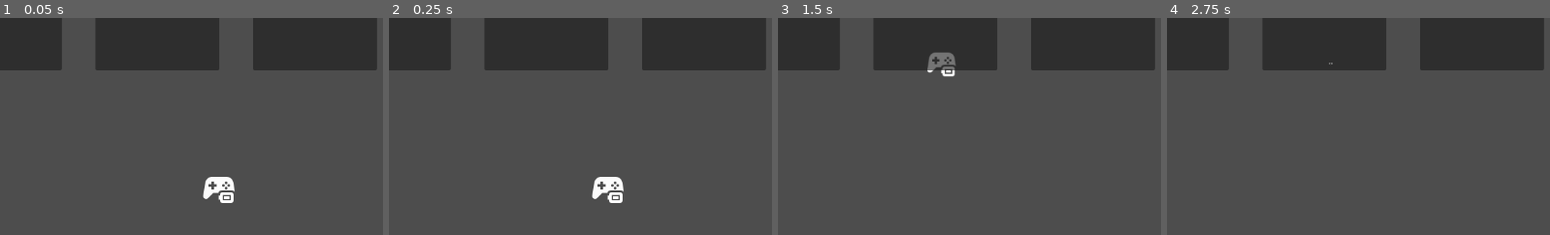
Above: before the commit, frames 1-4 (left to right).
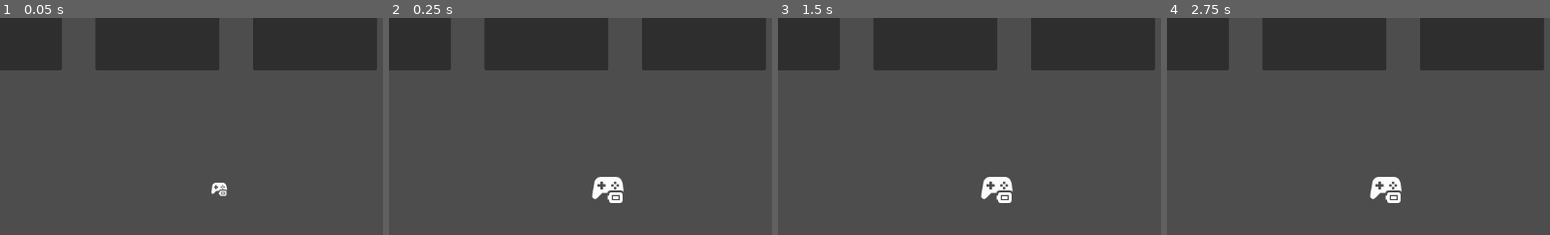
Above: after the commit, the same moments.

Repository: andreaTheCoder/MiniJam207Primal
Game: Godot game, scene res://scenes/shop.tscn
Same seed, same stepped clock (60 frames per second), same inputs: the game is played once before the commit and once after it. The engine's default icon, where the game draws it, is replaced by a stand-in: a white triangle on a blue panel in a dark square.
Inputs (mouse positions are % of the whole screen's width and height, from its top left):
- Up to frame 1 (0.05 s): no input
- Up to frame 2 (0.25 s): no input
- Up to frame 3 (1.5 s): tap Enter (ui_accept) at 0.5, 0.77, 1.25 s; move the mouse to (38, 84) at 0.52 s; press the mouse at (38, 84) at 0.53 s; move the mouse to (30, 55) at 1.27 s; release the mouse at (30, 55) at 1.28 s; click (30, 55) at 1.35 s
- Up to frame 4 (2.75 s): tap Enter (ui_accept) at 1.52 s; move the mouse to (61, 28) at 2.02 s; press the mouse at (61, 28) at 2.03 s
The pictures show only the part of the screen within x 9-59%, y 44-94%; the shares and areas given below are measured in that part.

The runs differ from the first frame. In frame 1, 0.7% of the frame differs, in the area x 52-62%, y 73-86%; in frame 2, nothing differs; in frame 3, 1.3%, in the area x 38-62%, y 15-86%; in frame 4, 0.7%.

Commit message:
inf spawn (tho minor bugs when mouse quickly moves in ingredietn home)

Diff:
--- a/scenes/ingredient_home.tscn
+++ b/scenes/ingredient_home.tscn
@@ -11,3 +11,5 @@
 [node name="CollisionShape2D" type="CollisionShape2D" parent="." unique_id=1152077993]
 position = Vector2(1, -1)
 shape = SubResource("RectangleShape2D_af5xl")
+
+[connection signal="area_exited" from="." to="." method="_on_area_exited"]
--- a/scripts/global.gd
+++ b/scripts/global.gd
@@ -11,10 +11,15 @@
 
 const POTION_HOME = Vector2(500,500)
 
-func tweened_disappear(object, ease_type : Tween.EaseType = Tween.EaseType.EASE_IN, duration : float = 1.5):
+
+func tween_scale(target_scale : Vector2, object, ease_type : Tween.EaseType = Tween.EaseType.EASE_IN, duration : float = .1):
+	'''
+	enter num 0 - 1
+	if the thing is at 0, 1 already it won't do anything
+	'''
 	if duration < 0:
 		printerr("invalid duration, it's smaller than 0")
 	var tweener = get_tree().create_tween()
 	tweener.set_ease(ease_type)
-	tweener.tween_property(object, "scale", Vector2(0,0), duration)
+	tweener.tween_property(object, "scale", target_scale, duration)
 	return tweener
--- a/scripts/ingredient.gd
+++ b/scripts/ingredient.gd
@@ -5,6 +5,7 @@
 @export var type : Global.INGREDIENTS
 @export var draggable := false
 @export var dragging := false
+@export var leftHome :=false
 # Called when the node enters the scene tree for the first time.
 func _ready() -> void:
 	texture = preload("res://stock/input-prompts/Flair Icons/controller_battery_full.svg")
@@ -18,7 +19,8 @@
 	else:
 		if not Input.is_action_pressed("click"):
 			if dragging:
-				Global.tweened_disappear(self)
+				await Global.tween_scale(Vector2(0,0),self).finished
+				queue_free()
 			dragging = false
 func _on_area_2d_mouse_entered() -> void:
 	scale = Vector2(1.05, 1.05)
--- a/scripts/ingredient_home.gd
+++ b/scripts/ingredient_home.gd
@@ -11,10 +11,21 @@
 
 
 # Called every frame. 'delta' is the elapsed time since the previous frame.
-func _process(delta: float) -> void:
+func _process(_delta: float) -> void:
 	pass
 
 func spawn_ingredient():
 	var temp = INGREDIENT.instantiate()
 	temp.type = self.type
 	add_child(temp)
+	temp.scale = Vector2(0,0)
+	Global.tween_scale(Vector2(1,1), temp)
+
+
+
+
+func _on_area_exited(area: Area2D) -> void:
+	if not area.get_parent().leftHome:
+		call_deferred("spawn_ingredient")
+	else:
+		area.get_parent().leftHome = true
